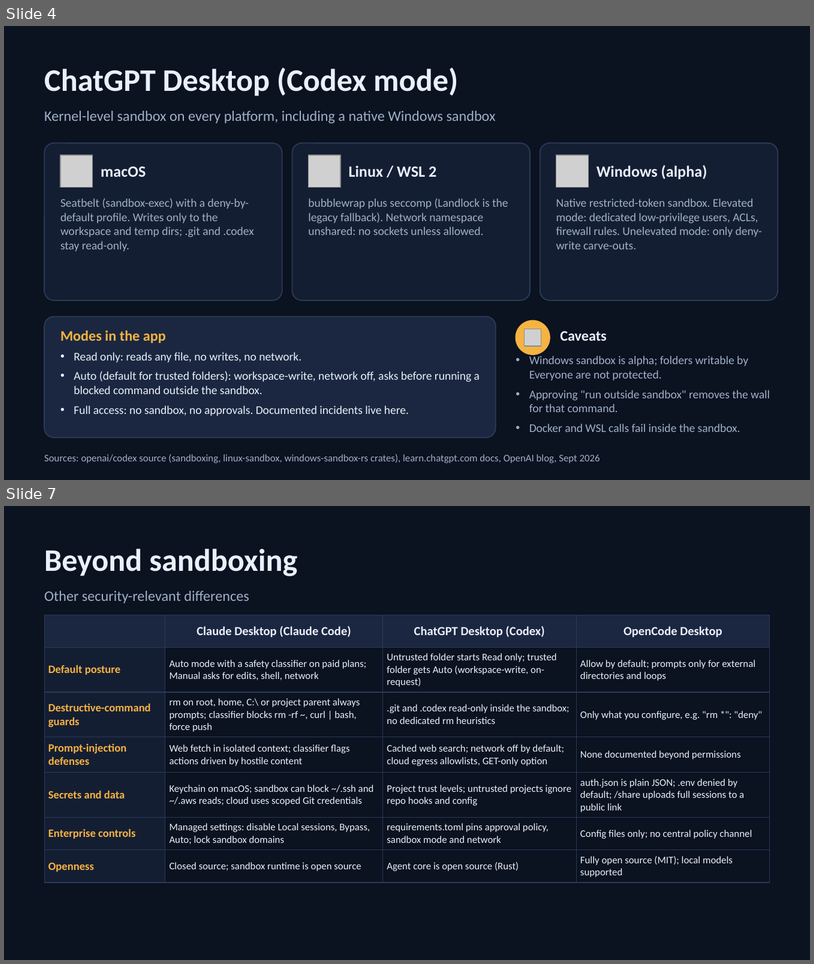
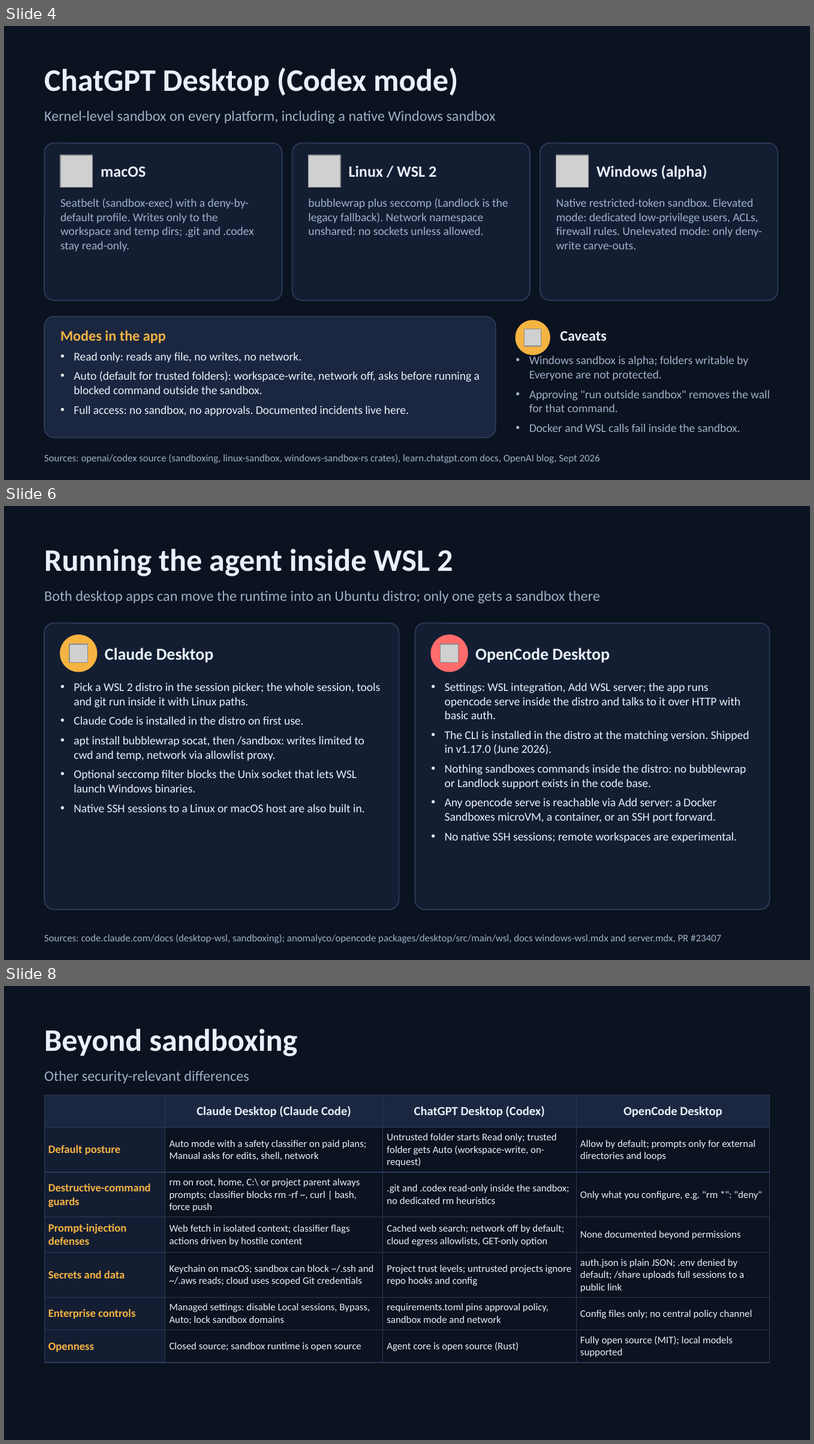
Before and after one commit to MichaelWakileh/contoso-creative-writer, a slide deck: docs/presentations/desktop-coding-agents-sandboxing-comparison.pptx. Shown one above the other, each under a label of ours: slides 4 and 7 before the commit, slides 4, 6 and 8 after it; the slides between them are not shown. The pictures are 814x964 and 814x1444 pixels, drawn with LibreOffice and Linux fonts; fonts in the diff are those of the drawing; grey boxes stand for pictures. Boxes give left, top, right and bottom in pixels: in the first picture for what was removed or moved away, otherwise in the second. Text is boxed around its words. In the diff, an @@ line names an element or a change of style, - is before the commit and + after.

```diff
--- a/docs/presentations/desktop-coding-agents-sandboxing-comparison.pptx
+++ b/docs/presentations/desktop-coding-agents-sandboxing-comparison.pptx
@@ slide 6 added at box(4, 506, 810, 960), background #0B1220 @@
@@ text added at box(44, 549, 453, 576), 28 pt, text #EAF0FA, bold @@
+Running the agent inside WSL 2
@@ text added at box(44, 591, 600, 603), 13 pt, text #9FB0C8 @@
+Both desktop apps can move the runtime into an Ubuntu distro; only one gets a sandbox there
@@ rounded rectangle added at box(44, 623, 399, 909), fill #141E33, outline #2B3A57 1 pt @@
@@ rounded rectangle added at box(415, 623, 770, 909), fill #141E33, outline #2B3A57 1 pt @@
@@ ellipse added at box(60, 635, 97, 672), fill #F5B341, outline #F5B341 1 pt @@
@@ picture added at box(69, 644, 88, 663) @@
@@ text added at box(105, 648, 214, 663), 15 pt, text #EAF0FA, bold @@
+Claude Desktop
@@ ellipse added at box(431, 635, 468, 672), fill #FF6B6B, outline #FF6B6B 1 pt @@
@@ picture added at box(440, 644, 459, 663) @@
@@ text added at box(476, 648, 610, 663), 15 pt, text #EAF0FA, bold @@
+OpenCode Desktop
@@ text added at box(74, 682, 380, 812), 10.5 pt, text #EAF0FA @@
+• Pick a WSL 2 distro in the session picker; the whole session, tools and git run inside it with Linux paths.
+• Claude Code is installed in the distro on first use.
+• apt install bubblewrap socat, then /sandbox: writes limited to cwd and temp, network via allowlist proxy.
+• Optional seccomp filter blocks the Unix socket that lets WSL launch Windows binaries.
+• Native SSH sessions to a Linux or macOS host are also built in.
@@ text added at box(445, 682, 750, 842), 10.5 pt, text #EAF0FA @@
+• Settings: WSL integration, Add WSL server; the app runs opencode serve inside the distro and talks to it over HTTP with basic auth.
+• The CLI is installed in the distro at the matching version. Shipped in v1.17.0 (June 2026).
+• Nothing sandboxes commands inside the distro: no bubblewrap or Landlock support exists in the code base.
+• Any opencode serve is reachable via Add server: a Docker Sandboxes microVM, a container, or an SSH port forward.
+• No native SSH sessions; remote workspaces are experimental.
@@ text added at box(44, 934, 722, 943), 9 pt, text #9FB0C8 @@
+Sources: code.claude.com/docs (desktop-wsl, sandboxing); anomalyco/opencode packages/desktop/src/main/wsl, docs windows-wsl.mdx and server.mdx, PR #23407
@@ what was slide 7 is now slide 8 @@
```
Also in this commit, not shown: 4 slides changed.
